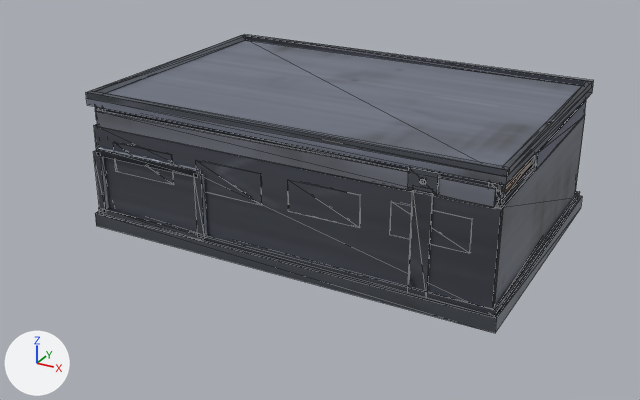
An edit to the FBX model art/models/Top.Folktails/LOD2.fbx, drawn before and after from the same camera.
The view is the same before and after, from a 50 mm camera at (2.73, -5.32, 2.76) aimed at (-0.09, -0.2, 0.2). Every picture has the same lights, and +X, +Y and +Z are marked at lower left. The older version comes first. Mesh edges are drawn as thin lines. Vertices at exactly the same position are counted once.

The scene before the commit, as lines of its bpy script (objects in view):
```python
me_sm_hdbf_boxfarm_top_lod2_mesh = bpy.data.meshes.new('SM_HDBF_BoxFarm_Top_LOD2_mesh')
me_sm_hdbf_boxfarm_top_lod2_mesh.from_pydata(...)  # 516 vertices, 832 faces; spans x -1.5..1.5, y -1.0..1.0, z 0.0..1.0
# faces by material slot: [10, 714, 48, 60]
me_sm_hdbf_boxfarm_top_lod2_mesh.materials.append(mat_m_hdbf_wood)
me_sm_hdbf_boxfarm_top_lod2_mesh.materials.append(mat_m_hdbf_metal)
me_sm_hdbf_boxfarm_top_lod2_mesh.materials.append(mat_m_hdbf_glass)
me_sm_hdbf_boxfarm_top_lod2_mesh.materials.append(mat_m_hdbf_fabric)
ob_sm_hdbf_boxfarm_top_lod2 = bpy.data.objects.new('SM_HDBF_BoxFarm_Top_LOD2', me_sm_hdbf_boxfarm_top_lod2_mesh)
ob_sm_hdbf_boxfarm_top_lod2.location = (0.0, 0.0, 0.0)
```
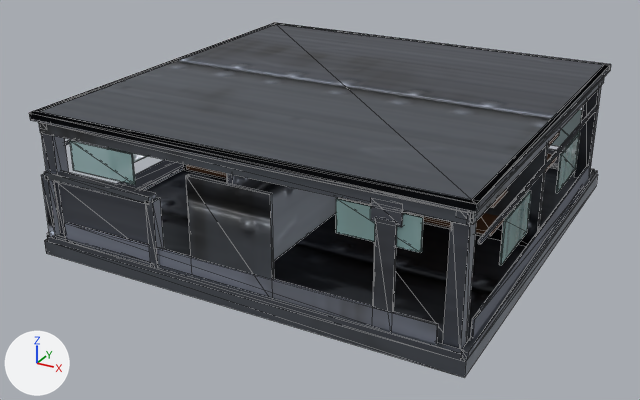
Pixel boxes [x1, y1, x2, y2] of what changed, in the pictures (640 x 400 px; the box of a moved part takes in the faces that stretch with it):
'SM_HDBF_BoxFarm_Top_LOD2', reshaped (15% wider, 19% taller)
    before: [86, 34, 594, 333]
    after: [29, 23, 611, 378]
part 1 of me_sm_hdbf_boxfarm_top_lod2_mesh, moved or reshaped
    before: [95, 196, 582, 333]
    after: [44, 168, 598, 378]
part 2 of me_sm_hdbf_boxfarm_top_lod2_mesh, added (mostly hidden)
    after: [184, 144, 548, 246]
part 3 of me_sm_hdbf_boxfarm_top_lod2_mesh, added
    after: [227, 173, 340, 261]
part 4 of me_sm_hdbf_boxfarm_top_lod2_mesh, added
    after: [41, 133, 69, 236]
part 5 of me_sm_hdbf_boxfarm_top_lod2_mesh, added
    after: [574, 85, 602, 178]
part 6 of me_sm_hdbf_boxfarm_top_lod2_mesh, added
    after: [443, 212, 476, 349]
part 7 of me_sm_hdbf_boxfarm_top_lod2_mesh, moved or reshaped
    before: [104, 108, 506, 191]
    after: [39, 122, 469, 225]
part 8 of me_sm_hdbf_boxfarm_top_lod2_mesh, added (mostly hidden)
    after: [471, 78, 604, 225]
part 9 of me_sm_hdbf_boxfarm_top_lod2_mesh, added
    after: [551, 110, 582, 147]
part 10 of me_sm_hdbf_boxfarm_top_lod2_mesh, added
    after: [186, 174, 274, 280]
part 11 of me_sm_hdbf_boxfarm_top_lod2_mesh, added
    after: [70, 140, 136, 185]
part 12 of me_sm_hdbf_boxfarm_top_lod2_mesh, added
    after: [336, 198, 424, 253]
part 13 of me_sm_hdbf_boxfarm_top_lod2_mesh, added (mostly hidden)
    after: [107, 147, 148, 163]
part 14 of me_sm_hdbf_boxfarm_top_lod2_mesh, added
    after: [556, 133, 580, 193]
part 15 of me_sm_hdbf_boxfarm_top_lod2_mesh, added
    after: [499, 190, 531, 265]
part 16 of me_sm_hdbf_boxfarm_top_lod2_mesh, added (mostly hidden)
    after: [547, 149, 563, 167]
part 17 of me_sm_hdbf_boxfarm_top_lod2_mesh, rebuilt (15% wider, 26% taller)
    before: [86, 34, 594, 185]
    after: [29, 23, 611, 214]
part 18 of me_sm_hdbf_boxfarm_top_lod2_mesh, rebuilt (mostly hidden before)
    before: [500, 162, 534, 204]
    after: [478, 105, 599, 244]
part 19 of me_sm_hdbf_boxfarm_top_lod2_mesh, deleted
    before: [93, 100, 586, 307]
part 20 of me_sm_hdbf_boxfarm_top_lod2_mesh, built on (mostly hidden before)
    before: [99, 156, 579, 316]
    after: [41, 131, 597, 360]

The change, as a diff of the scene's bpy script:
```diff
--- a/art/models/Top.Folktails/LOD2.fbx.py
+++ b/art/models/Top.Folktails/LOD2.fbx.py
@@ me_sm_hdbf_boxfarm_top_lod2_mesh @@
-me_sm_hdbf_boxfarm_top_lod2_mesh.from_pydata(...)  # 516 vertices, 832 faces; spans x -1.5..1.5, y -1.0..1.0, z 0.0..1.0
+me_sm_hdbf_boxfarm_top_lod2_mesh.from_pydata(...)  # 524 vertices, 798 faces; spans x -1.5..1.5, y -1.5..1.5, z 0.0..1.0
+# me_sm_hdbf_boxfarm_top_lod2_mesh part 1: the loose piece of 8 vertices spanning x -1.5..1.5, y -1.0..1.0, z 0.0..0.1 is scaled about its middle by (1, 1.5, 1)
+# me_sm_hdbf_boxfarm_top_lod2_mesh part 2: a new loose piece, a box spanning x -1.44..1.44, y -0.02..0.02, z 0.1..0.95, in mat_m_hdbf_metal
+# me_sm_hdbf_boxfarm_top_lod2_mesh part 3: a new loose piece, a box spanning x -0.02..0.02, y -1.44..1.44, z 0.1..0.95, in mat_m_hdbf_metal
+# me_sm_hdbf_boxfarm_top_lod2_mesh part 4: a new loose piece, a box spanning x -1.45..-1.35, y -1.45..-1.35, z 0.1..0.95, in mat_m_hdbf_metal
+# me_sm_hdbf_boxfarm_top_lod2_mesh part 5: a new loose piece, a box spanning x 1.35..1.45, y 1.35..1.45, z 0.1..0.95, in mat_m_hdbf_metal
+# me_sm_hdbf_boxfarm_top_lod2_mesh part 6: a new loose piece, a box spanning x 1.35..1.45, y -1.45..-1.35, z 0.1..0.95, in mat_m_hdbf_metal
+# me_sm_hdbf_boxfarm_top_lod2_mesh part 7: the loose piece of 8 vertices spanning x -1.45..1.45, y -0.94..-0.88, z 0.85..0.91 is moved by (0.0, -0.53, 0.02)
+# me_sm_hdbf_boxfarm_top_lod2_mesh part 8: a new loose piece, a box spanning x 1.395..1.465, y -1.44..1.44, z 0.865..0.935, in mat_m_hdbf_metal
+# me_sm_hdbf_boxfarm_top_lod2_mesh part 9: a new loose piece, a box spanning x 0.93..1.39, y 1.446..1.458, z 0.3..0.62, in mat_m_hdbf_glass
+# me_sm_hdbf_boxfarm_top_lod2_mesh part 10: a new loose piece, a box spanning x -0.29..0.29, y -1.47..-1.446, z 0.105..0.795, in mat_m_hdbf_metal
+# me_sm_hdbf_boxfarm_top_lod2_mesh part 11: a new loose piece, a box spanning x -1.2..-0.7, y -1.458..-1.446, z 0.65..0.85, in mat_m_hdbf_glass
+# me_sm_hdbf_boxfarm_top_lod2_mesh part 12: a new loose piece, a box spanning x 0.7..1.2, y -1.458..-1.446, z 0.65..0.85, in mat_m_hdbf_glass
+# me_sm_hdbf_boxfarm_top_lod2_mesh part 13: a new loose piece, a box spanning x -1.458..-1.446, y -0.85..-0.35, z 0.36..0.64, in mat_m_hdbf_glass
+# me_sm_hdbf_boxfarm_top_lod2_mesh part 14: a new loose piece, a box spanning x 1.446..1.458, y 0.35..0.85, z 0.36..0.64, in mat_m_hdbf_glass
+# me_sm_hdbf_boxfarm_top_lod2_mesh part 15: a new loose piece, a box spanning x 1.446..1.458, y -0.85..-0.35, z 0.36..0.64, in mat_m_hdbf_glass
+# me_sm_hdbf_boxfarm_top_lod2_mesh part 16: a new loose piece, a box spanning x -1.32..1.32, y 1.458..1.474, z 0.115..0.255, in mat_m_hdbf_fabric
+# me_sm_hdbf_boxfarm_top_lod2_mesh part 17: the loose piece of 28 vertices spanning x -1.48..1.48, y -0.98..0.98, z 0.91..1.0 is rebuilt with 28 vertices and now spans x -1.49..1.49, y -1.49..1.49, z 0.95..1.0, in mat_m_hdbf_metal
+# me_sm_hdbf_boxfarm_top_lod2_mesh part 18: the loose piece of 8 vertices spanning x 1.36..1.44, y -0.89..0.89, z 0.7..0.78 is rebuilt with 8 vertices and now spans x 1.46..1.47, y -1.32..1.32, z 0.7..0.73, in mat_m_hdbf_fabric
+# me_sm_hdbf_boxfarm_top_lod2_mesh part 19: 40 loose pieces with 400 vertices, spanning x -1.47..1.46, y -0.99..0.97, z 0.08..0.91, are deleted
+# me_sm_hdbf_boxfarm_top_lod2_mesh part 20: 40 vertices removed from x -1.48..1.48, y -0.98..0.98, z 0.1..0.87; 232 vertices added at x -1.5..1.5, y -1.5..1.5, z 0.08..0.95
+# other edits to the shape of me_sm_hdbf_boxfarm_top_lod2_mesh do not show in these pictures
 me_sm_hdbf_boxfarm_top_lod2_mesh.materials.append(mat_m_hdbf_wood)
```
